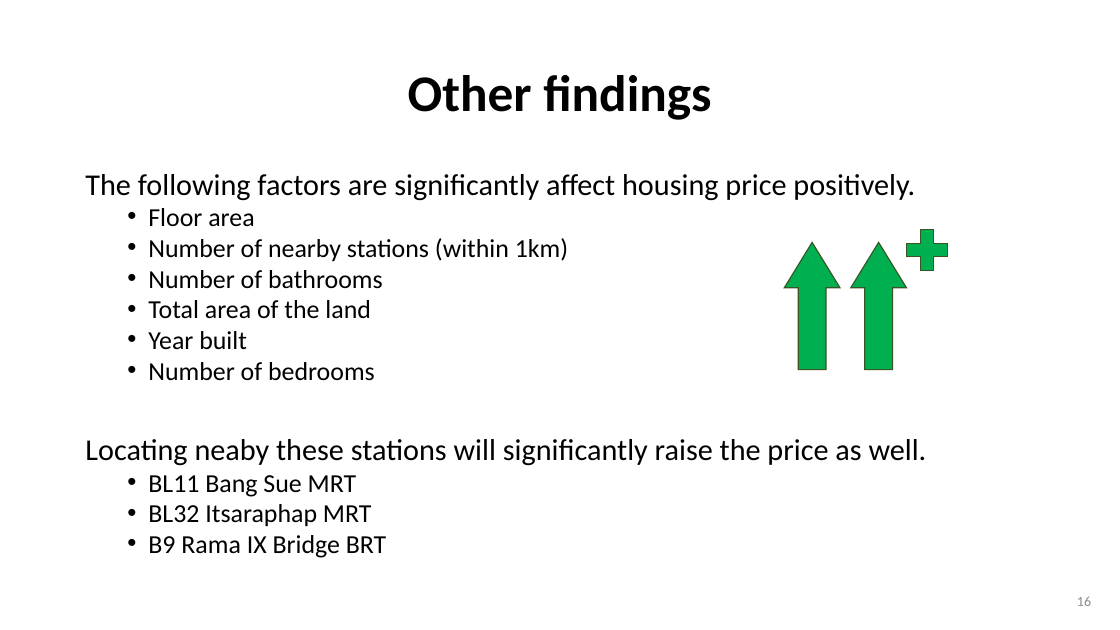
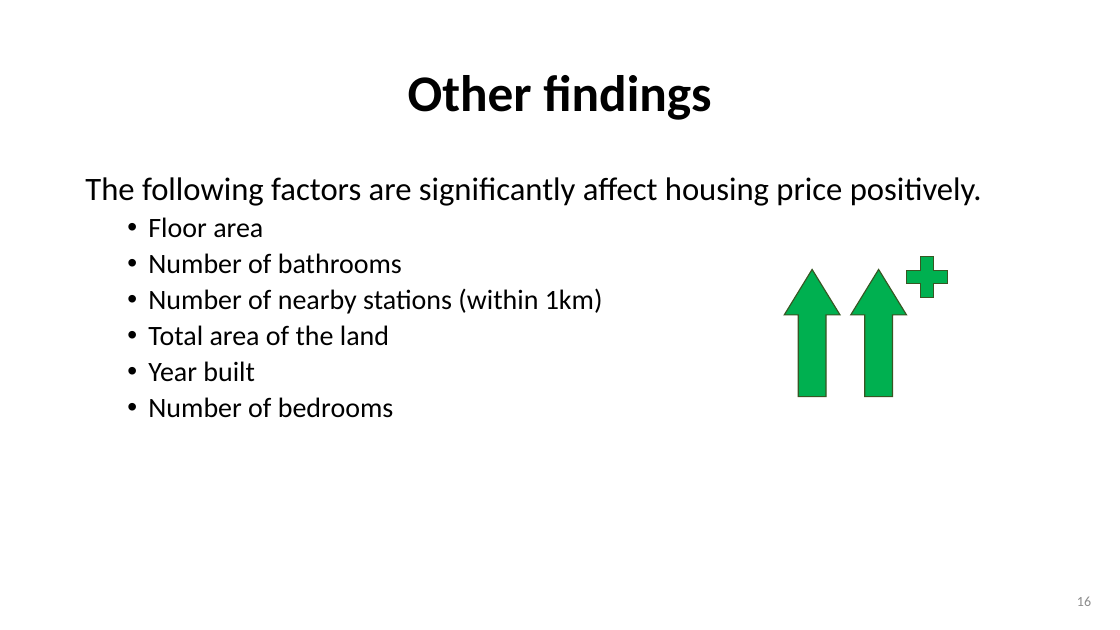
Before and after one commit to wtwwitt/project_2_bangkok_housing_price, a slide deck: slide 16 of presentation/Bangkok Housing Price Prediction for buyers and sellers.pptx. Drawn at 1120x630 pixels with LibreOffice and Linux fonts; fonts in the diff are those of the drawing. Boxes give left, top, right and bottom in pixels: in the first picture for what was removed or moved away, otherwise in the second. Text is boxed around its words. In the diff, an @@ line names an element or a change of style, - is before the commit and + after.

Commit message:
Update scaling method in nearby station dstance and presentation theme

```diff
--- a/presentation/Bangkok Housing Price Prediction for buyers and sellers.pptx
+++ b/presentation/Bangkok Housing Price Prediction for buyers and sellers.pptx
@@ text at box(85, 177, 982, 418): size 25.9 to 28 pt in "The following factors are significantly affect housing ..."; size 22.2 to 24 pt in "Floor area", "Number of nearby stations (within 1km)", "Total area of the land", "Year built" and 1 more places; line spacing 0.8 to 0.9 @@
@@ text at box(148, 253, 402, 274): paragraph added @@
+  • Number of bathrooms
@@ 2 right arrows, 1 plus sign: place and size @@
-2 right arrows, 1 plus sign at box(784, 223, 955, 369)
+2 right arrows, 1 plus sign at box(784, 250, 955, 396)
@@ text at box(148, 270, 383, 289): paragraph removed @@
-  • Number of bathrooms
@@ text at box(85, 439, 927, 558): paragraphs removed @@
-Locating neaby these stations will significantly raise the price as well.
-  • BL11 Bang Sue MRT
-  • BL32 Itsaraphap MRT
-  • B9 Rama IX Bridge BRT
```
Also in this commit, not shown: 8 other slides changed, 7 other files.
